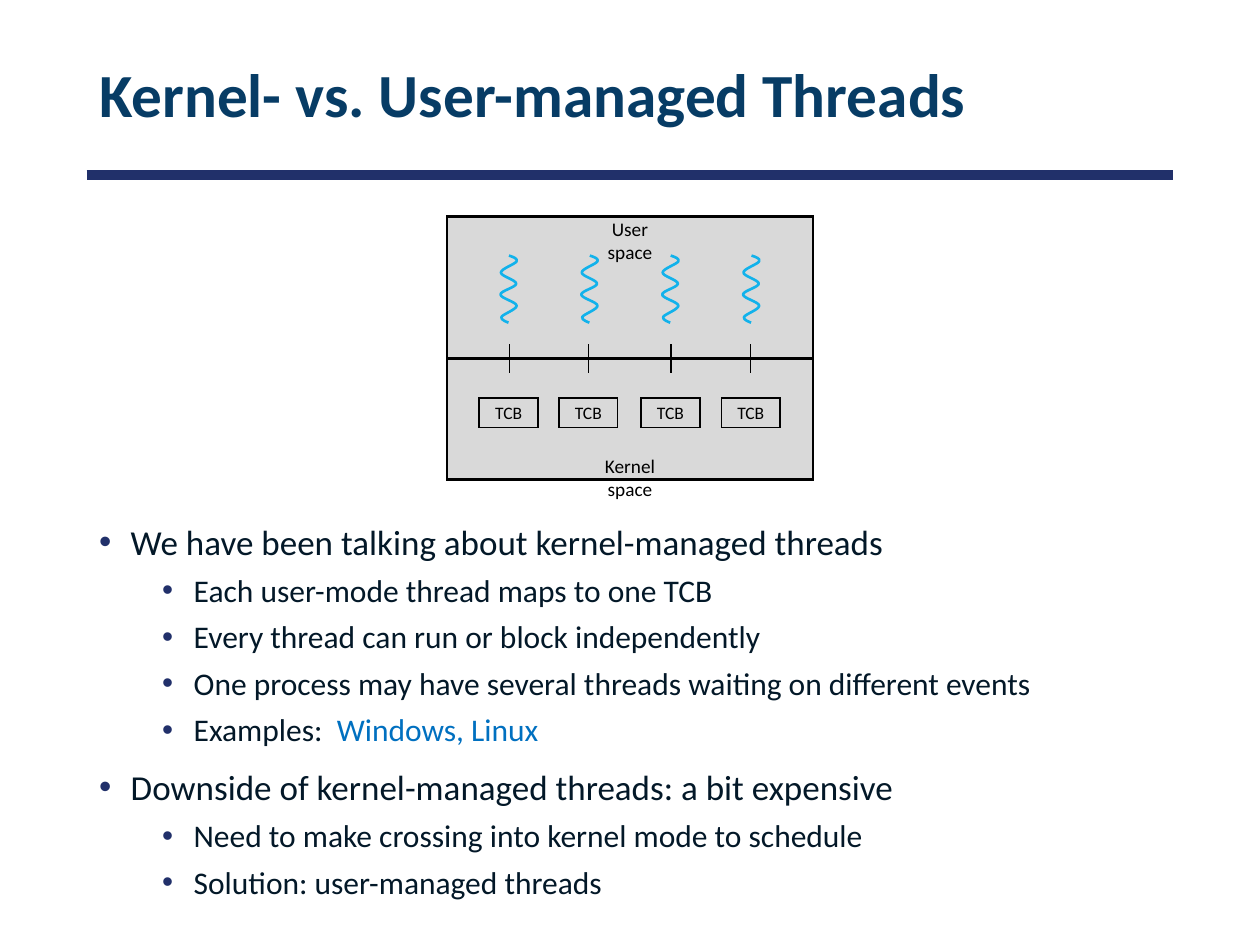
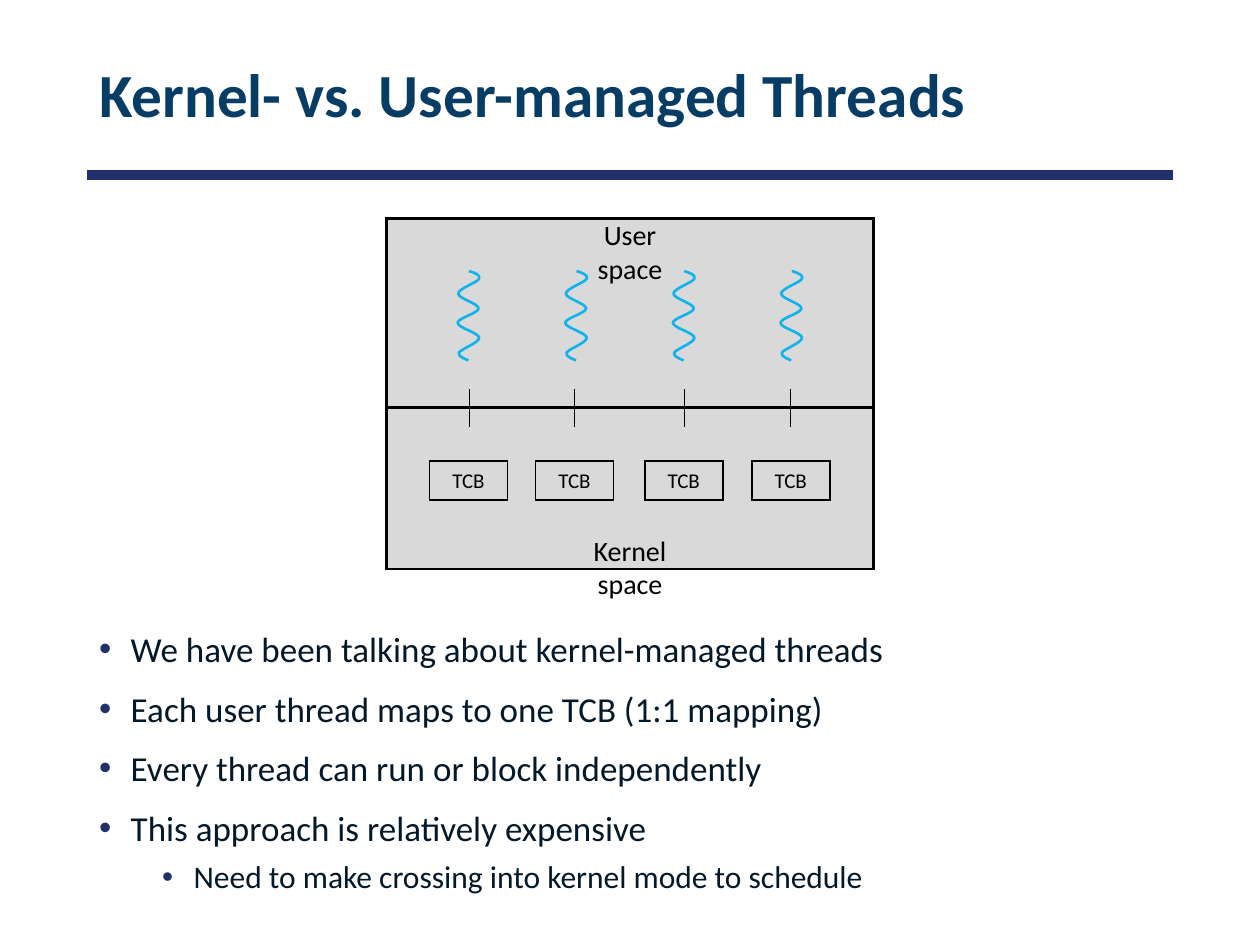
Before and after one commit to smajidzahedi/ECE350, a slide deck: slide 16 of Lectures/03-multithreaded.pptx (slide 21 before the commit). Drawn at 1260x945 pixels with LibreOffice and Linux fonts; fonts in the diff are those of the drawing. Boxes give left, top, right and bottom in pixels: in the first picture for what was removed or moved away, otherwise in the second. Text is boxed around its words. In the diff, an @@ line names an element or a change of style, - is before the commit and + after.

```diff
--- a/Lectures/03-multithreaded.pptx
+++ b/Lectures/03-multithreaded.pptx
@@ rectangle resized from (x1=447, y1=217, x2=813, y2=480) to (x1=387, y1=219, x2=874, y2=570) @@
@@ text "User space" moved from (x1=608, y1=223, x2=653, y2=262) to (x1=598, y1=227, x2=663, y2=284) @@
@@ text "User space" at (x1=598, y1=227, x2=663, y2=284): size 11 to 16 pt @@
@@ freeform shape resized from (x1=500, y1=256, x2=517, y2=323) to (x1=457, y1=271, x2=479, y2=360) @@
@@ freeform shape resized from (x1=581, y1=256, x2=597, y2=323) to (x1=566, y1=271, x2=587, y2=360) @@
@@ freeform shape resized from (x1=663, y1=256, x2=679, y2=323) to (x1=673, y1=271, x2=694, y2=360) @@
@@ freeform shape resized from (x1=743, y1=256, x2=760, y2=323) to (x1=780, y1=271, x2=801, y2=360) @@
@@ line moved from (509, 373) - (509, 344) to (469, 427) - (469, 388) @@
@@ line moved from (588, 373) - (588, 344) to (575, 427) - (575, 388) @@
@@ line moved from (670, 373) - (670, 344) to (684, 427) - (684, 388) @@
@@ line moved from (751, 373) - (751, 344) to (791, 427) - (791, 388) @@
@@ line moved from (447, 358) - (813, 358) to (387, 408) - (873, 408) @@
@@ rectangle "TCB" resized from (x1=479, y1=398, x2=538, y2=427) to (x1=430, y1=461, x2=508, y2=500) @@
@@ rectangle "TCB" resized from (x1=559, y1=398, x2=619, y2=427) to (x1=536, y1=461, x2=614, y2=500) @@
@@ rectangle "TCB" resized from (x1=641, y1=398, x2=701, y2=427) to (x1=645, y1=461, x2=723, y2=500) @@
@@ size 10 to 12 pt in 4 elements at (x1=645, y1=461, x2=723, y2=500), (x1=536, y1=461, x2=614, y2=500), (x1=430, y1=461, x2=508, y2=500), (x1=752, y1=461, x2=830, y2=500) @@
@@ rectangle "TCB" resized from (x1=722, y1=398, x2=781, y2=427) to (x1=752, y1=461, x2=830, y2=500) @@
@@ text "Kernel space" at (x1=594, y1=541, x2=667, y2=599): size 11 to 16 pt @@
@@ text "Kernel space" moved from (x1=605, y1=459, x2=655, y2=499) to (x1=594, y1=541, x2=667, y2=599) @@
@@ text "We have been talking about ..." moved from (x1=131, y1=530, x2=1030, y2=900) to (x1=131, y1=637, x2=883, y2=894) @@
@@ text at (x1=131, y1=696, x2=822, y2=728): text changed; size 18 to 20 pt @@
-  • Each user-mode thread maps to one TCB
+• Each user thread maps to one TCB (1:1 mapping)
@@ text at (x1=131, y1=756, x2=761, y2=787): size 18 to 20 pt in "Every thread can run or block independently"; list level 2 to 1 in "Every thread can run or ..." @@
@@ text at (x1=131, y1=816, x2=646, y2=847): text changed; size 18 to 20 pt @@
-  • One process may have several threads waiting on different events
-  • Examples: Windows, Linux
-• Downside of kernel-managed threads: a bit expensive
+• This approach is relatively expensive
@@ text at (x1=194, y1=872, x2=602, y2=900): paragraph removed @@
-  • Solution: user-managed threads
```
Also in this commit, not shown: 10 other slides changed, 5 slides added, 8 slides removed, 1 other file.
